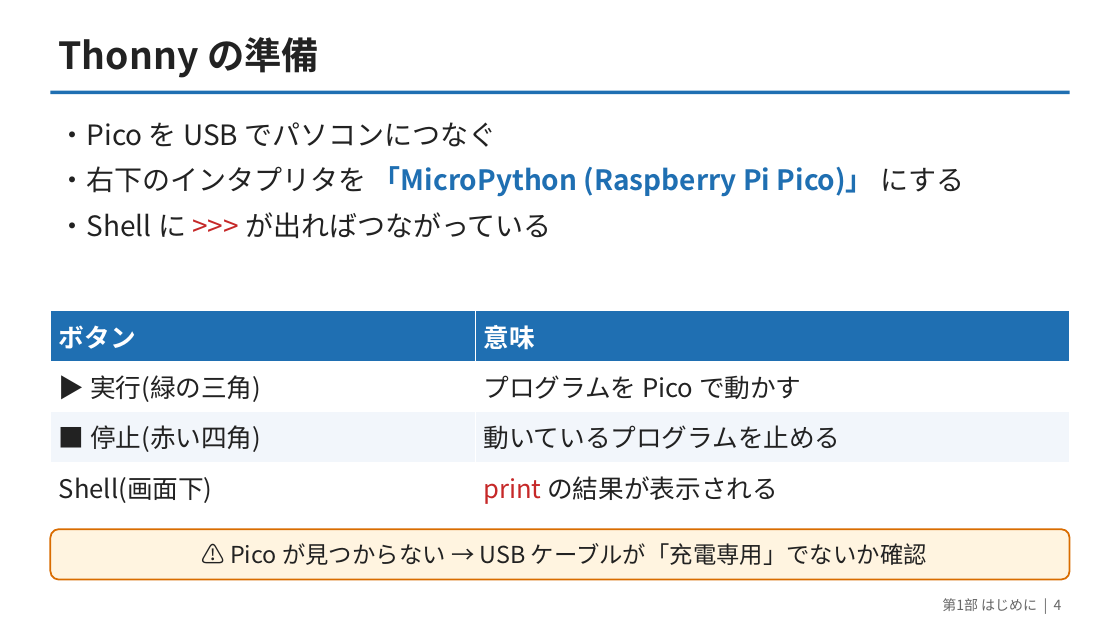
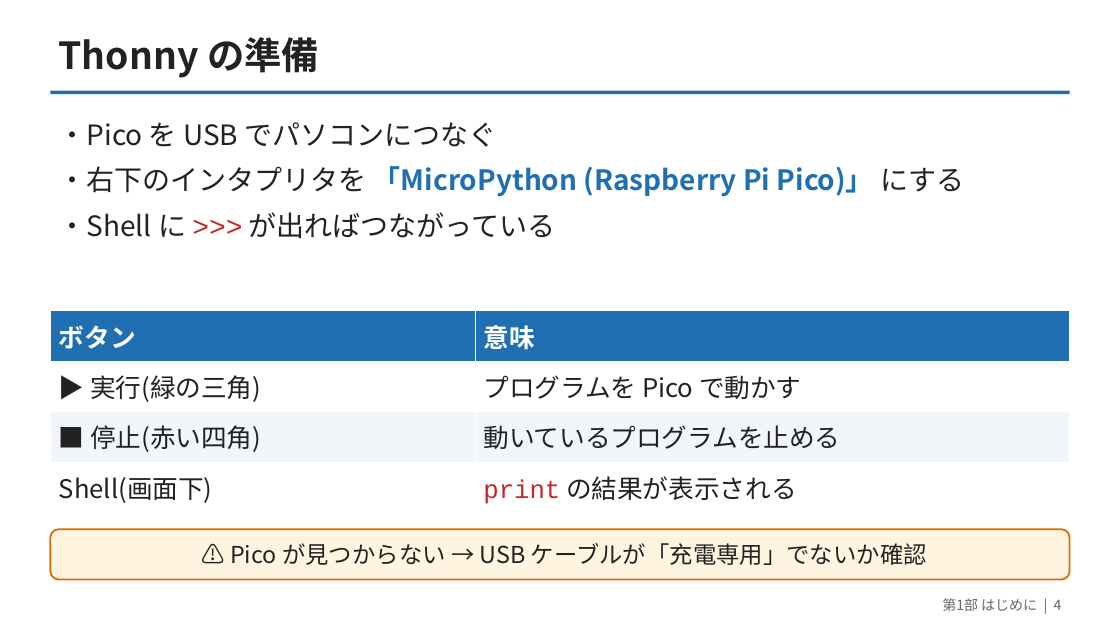
Before and after one commit to yuracode/isiot, a slide deck: slide 4 of slides/pico_sensor_intro.pptx. Drawn at 1120x630 pixels with LibreOffice and Linux fonts; fonts in the diff are those of the drawing. Boxes give left, top, right and bottom in pixels: in the first picture for what was removed or moved away, otherwise in the second. Text is boxed around its words. In the diff, an @@ line names an element or a change of style, - is before the commit and + after.

```diff
--- a/slides/pico_sensor_intro.pptx
+++ b/slides/pico_sensor_intro.pptx
@@ text at (59,212,556,239): font Noto Sans CJK JP to Courier New in ">>>" @@
@@ table at (50,311,1070,513) @@
@@ font Noto Sans CJK JP to Courier New in "print" @@
```
Also in this commit, not shown: 36 other slides changed, 2 other files.
